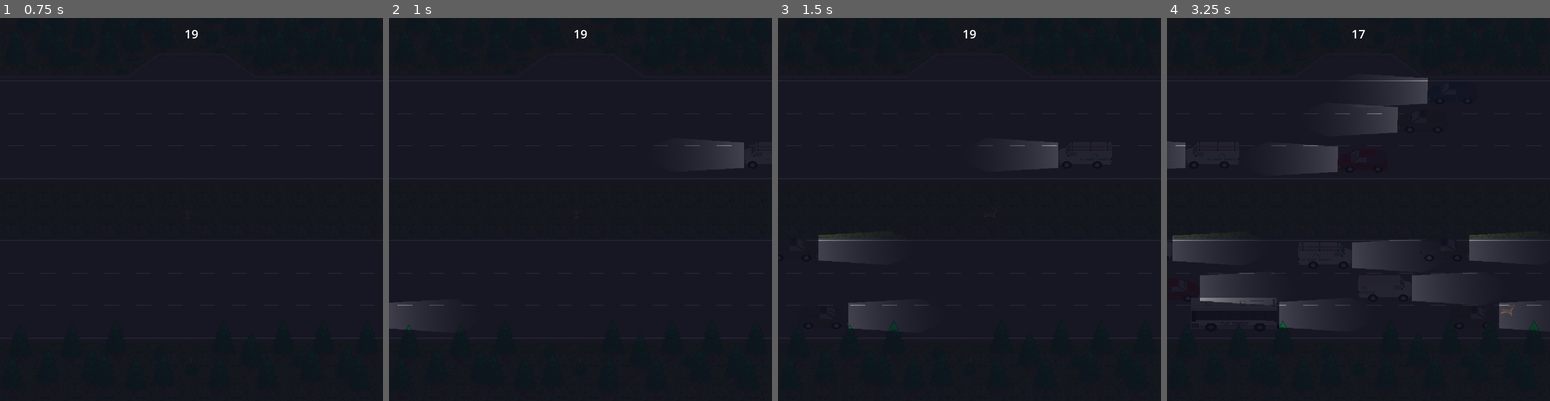
Above: before the commit, frames 1-4 (left to right).
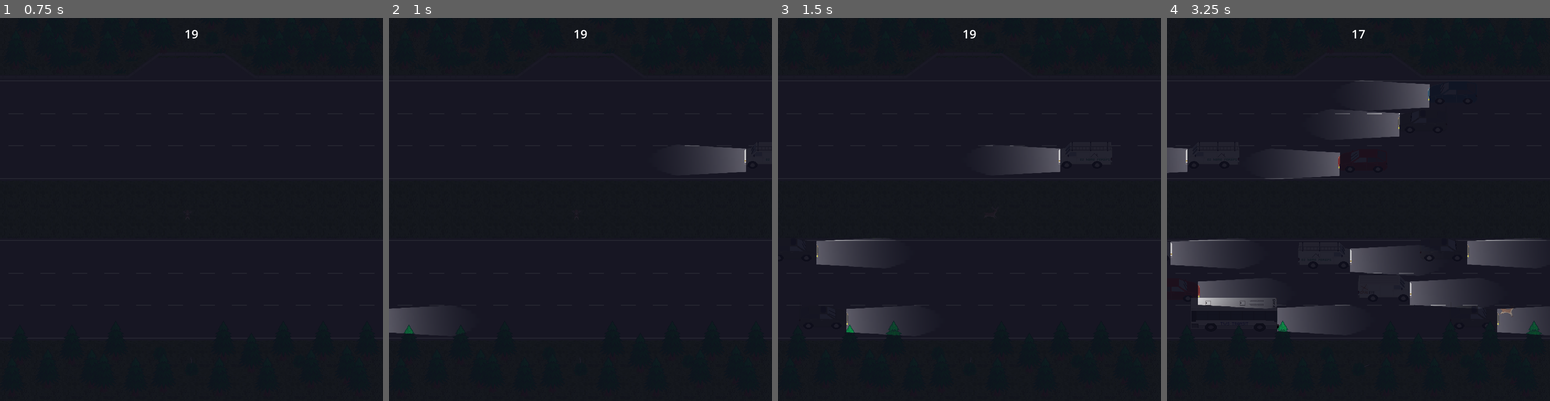
Above: after the commit, the same moments.

Repository: Pedro-T/deer-in-the-headlights
Game: Godot game, scene res://Main.tscn
The game is run twice, just before and just after one commit, with the same random seed, the same clock (stepped at 60 frames per second) and the same inputs.
Inputs:
- Up to frame 1 (0.75 s): click "Start Game" at 0.5 s
- Up to frame 2 (1 s): no input
- Up to frame 3 (1.5 s): hold D (move_right) from 1.28 s (still down)
- Up to frame 4 (3.25 s): release D (move_right) at 2.03 s; hold S (move_down) 2.03-2.78 s; hold D (move_right) from 2.78 s (still down)

Frame 1 is identical in both runs. In frame 2, 0.6% of the frame differs, in the area x 0-94%, y 32-83%; in frame 3, 1.0%; in frame 4, 3.7%, in the area x 0-100%, y 15-83%.

Commit message:
update headlight shape/intensity

Diff:
--- a/deer-in-the-headlights/Main.tscn
+++ b/deer-in-the-headlights/Main.tscn
@@ -31,8 +31,9 @@
 shader = ExtResource("13_c2ibq")
 shader_parameter/u_ambient_color = Color(0.05, 0.05, 0.1, 1)
 shader_parameter/u_headlight_range = 300.0
-shader_parameter/u_headlight_intensity = 1.2
-shader_parameter/u_beam_height = 35.0
+shader_parameter/u_headlight_width_factor = 0.5
+shader_parameter/u_headlight_intensity = 2.0
+shader_parameter/u_beam_height = 32.0
 shader_parameter/u_beam_mask = ExtResource("14_j4qnp")
 shader_parameter/u_num_cars = 0
 shader_parameter/u_car_data = PackedVector3Array(0, 0, 0, 0, 0, 0, 0, 0, 0, 0, 0, 0, 0, 0, 0, 0, 0, 0, 0, 0, 0, 0, 0, 0 …(469 unchanged characters)…
--- a/deer-in-the-headlights/game_manager.gd
+++ b/deer-in-the-headlights/game_manager.gd
@@ -38,7 +38,7 @@
         if car is not Vehicle:
             continue
 
-        var position: Vector2 = car.global_position
+        var position: Vector2 = car.global_position + Vector2(0, 10)
         var direction: int = car.move_direction
         var rotation: float = car.rotation
         if direction == -1:
--- a/deer-in-the-headlights/nighttime.gdshader
+++ b/deer-in-the-headlights/nighttime.gdshader
@@ -2,10 +2,11 @@
 
 uniform vec4 u_ambient_color : source_color = vec4(0.05, 0.05, 0.1, 1.0);
 uniform float u_headlight_range = 400.0;
+uniform float u_headlight_width_factor = 0.2;
 uniform float u_headlight_intensity = 0.8;
-uniform float u_beam_height = 100.0;
+uniform float u_beam_height = 100.0; // NEW: controls vertical beam stretch
 
-uniform sampler2D u_beam_mask : filter_linear; // your beam PNG
+uniform sampler2D u_beam_mask : filter_linear;
 uniform sampler2D SCREEN_TEXTURE : hint_screen_texture, filter_linear_mipmap;
 
 #define MAX_CARS 60
@@ -28,25 +29,23 @@
         // rotate into car-local space
         mat2 rot_matrix = mat2(
             vec2(cos(car_rot), -sin(car_rot)),
-            vec2(sin(car_rot), cos(car_rot))
+            vec2(sin(car_rot),  cos(car_rot))
         );
         vec2 rotated_pos = rot_matrix * relative_pos;
 
-        // normalize into beam texture UV space
+        // map rotated position into beam texture UV space
         vec2 beam_uv;
-        beam_uv.x = rotated_pos.x / u_headlight_range;                          // forward distance
-        beam_uv.y = rotated_pos.y / u_beam_height; // lateral spread
+        beam_uv.x = rotated_pos.x / u_headlight_range;
+        beam_uv.y = rotated_pos.y / u_beam_height;
         beam_uv = beam_uv * 0.5 + vec2(0.5); // shift into [0,1]
 
-        // only sample inside beam texture bounds
+        // sample beam mask if within bounds and in front of car
         if (beam_uv.x >= 0.0 && beam_uv.x <= 1.0 &&
             beam_uv.y >= 0.0 && beam_uv.y <= 1.0 &&
             rotated_pos.x > 0.0) {
 
-            // sample beam mask (grayscale)
             float beam_strength = texture(u_beam_mask, beam_uv).r;
 
-            // optional distance falloff for realism
             float falloff = 1.0 - (rotated_pos.x / u_headlight_range);
             falloff = clamp(falloff, 0.0, 1.0);
 
--- a/deer-in-the-headlights/stage/traffic/vehicle_spawn_node.gd
+++ b/deer-in-the-headlights/stage/traffic/vehicle_spawn_node.gd
@@ -13,7 +13,7 @@
     vehicle.setup(sprite, variant, 1 if direction == SpawnDirection.RIGHT else -1, speed)
     add_sibling(vehicle)
     vehicle.add_to_group("vehicles")
-    _enter_cooldown(sprite.get_frame_texture(variant, 0).get_size().x / speed * 1.1)
+    _enter_cooldown(sprite.get_frame_texture(variant, 0).get_size().x / speed * 1.7)
 
 func _enter_cooldown(time: float) -> void:
     timer.wait_time = time
--- a/deer-in-the-headlights/vehicle/vehicle.gd
+++ b/deer-in-the-headlights/vehicle/vehicle.gd
@@ -28,7 +28,7 @@
 
 	# use the height size from the resource metadata if available or just sprite y height
 	var sprite_size: Vector2 = sprite.sprite_frames.get_frame_texture(animation_name, 0).get_size()
-	headlight_offset = sprite_size.x / 2 + 5
+	headlight_offset = sprite_size.x / 2 + 1
 	var meta_height: Variant = sprite_frames.get_meta("hitbox_height", sprite_size.y)
 	var height: float = meta_height if meta_height is float else sprite_size.y
 	collision_shape.shape.size = Vector2(sprite_size.x, height)
